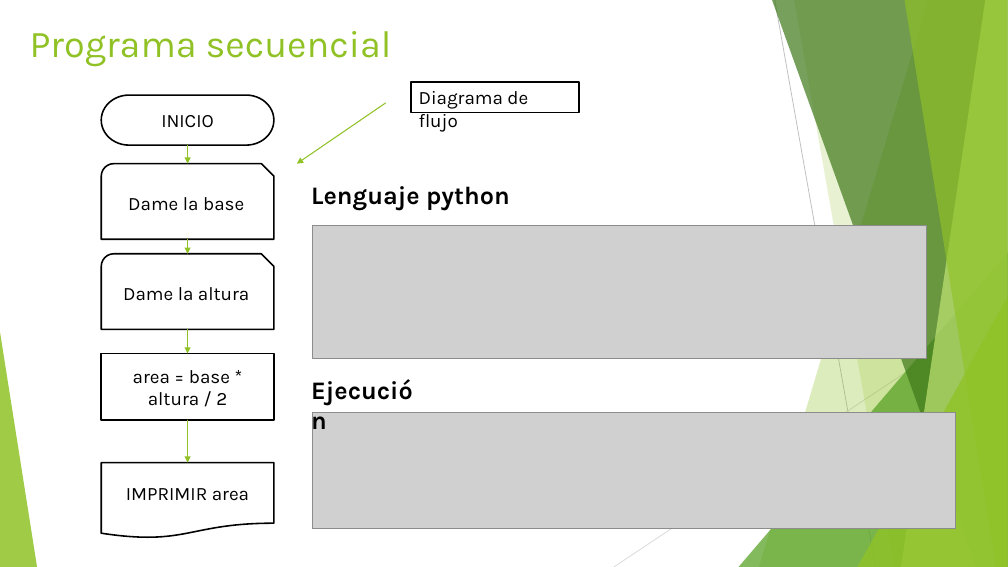
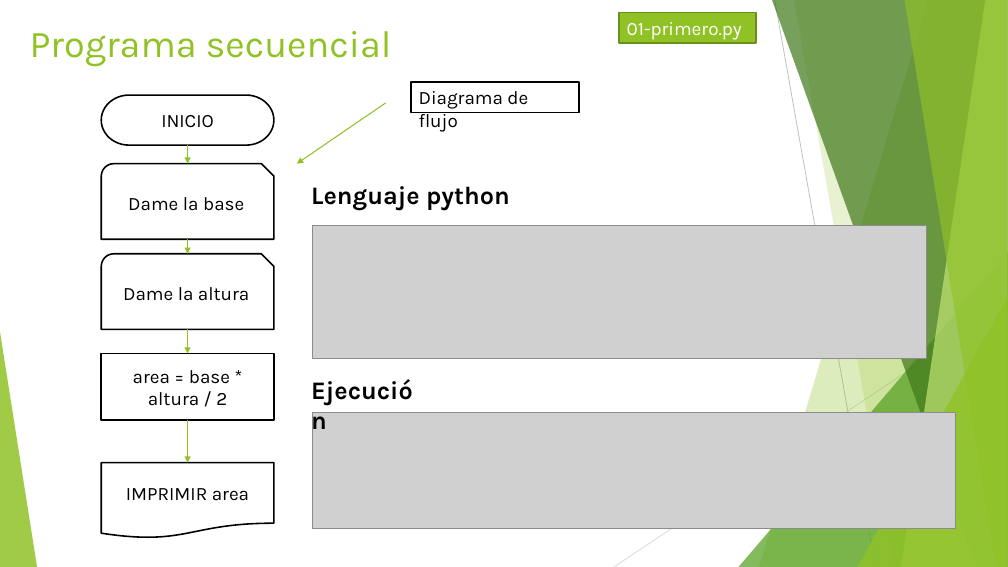
Before and after one commit to Jviejo/womentech, a slide deck: slide 2 of ppt/04 Cómo son los programas.pptx. Drawn at 1008x567 pixels with LibreOffice and Linux fonts; fonts in the diff are those of the drawing; grey boxes stand for pictures. Boxes give left, top, right and bottom in pixels: in the first picture for what was removed or moved away, otherwise in the second. Text is boxed around its words. In the diff, an @@ line names an element or a change of style, - is before the commit and + after.

```diff
--- a/ppt/04 Cómo son los programas.pptx
+++ b/ppt/04 Cómo son los programas.pptx
@@ rectangle added at box(619, 12, 756, 42), fill #90C226, outline #6B901C 1.5 pt, 18 pt, text #FFFFFF @@
+01-primero.py
```
Also in this commit, not shown: 5 other slides changed, 1 slide added, 6 other files.
